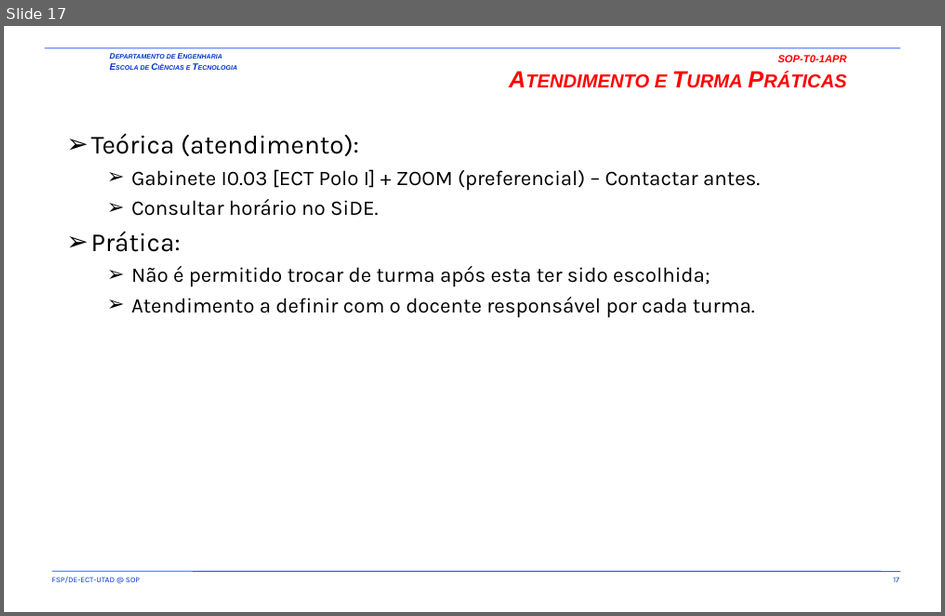
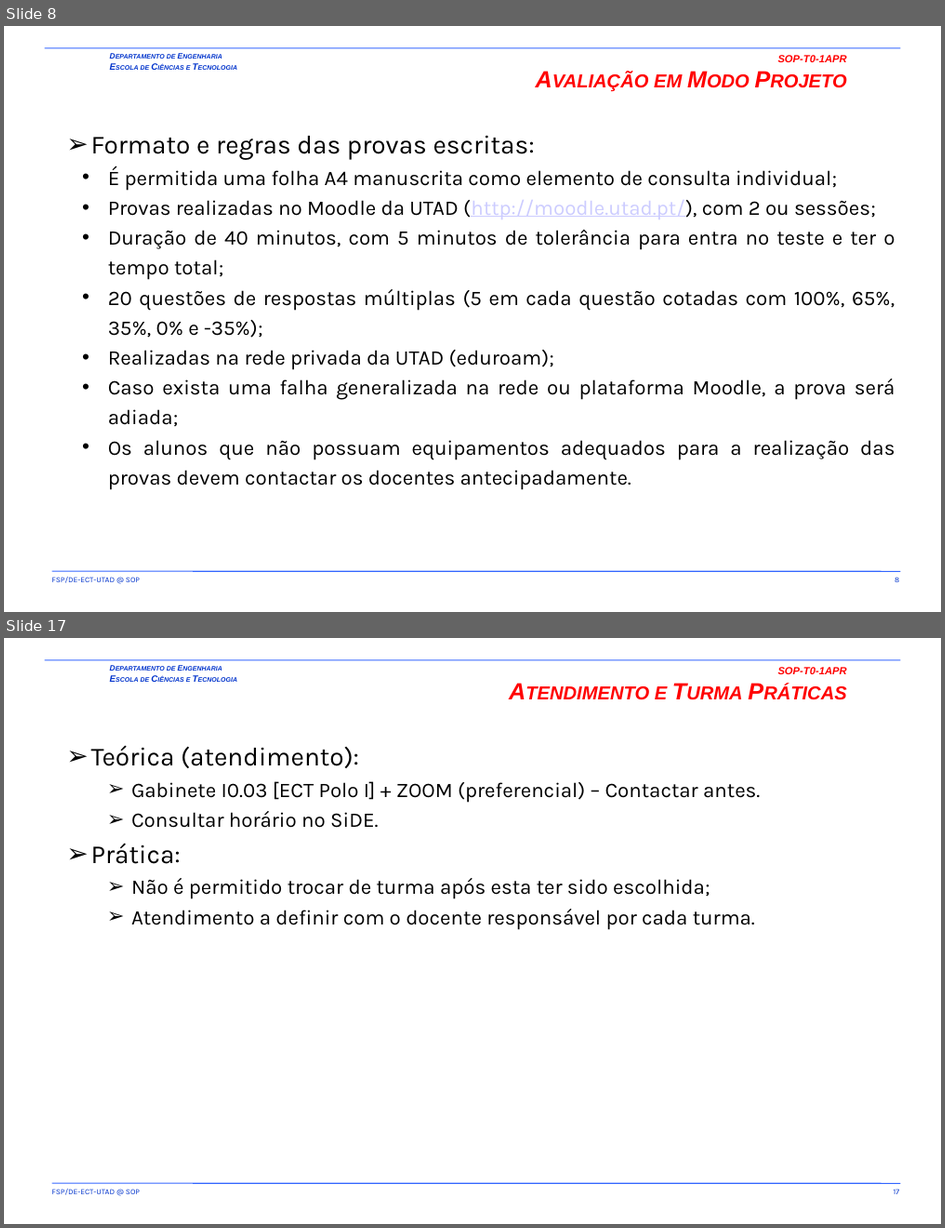
Before and after one commit to fsp864/UTAD-SOP, a slide deck: aulas/t/SOP-T0-1APR.pptx. Shown one above the other, each under a label of ours: slide 17 before the commit, slides 8 and 17 after it; the slides between them are not shown. The pictures are 945x616 and 945x1228 pixels, drawn with LibreOffice and Linux fonts; fonts in the diff are those of the drawing; background and template pictures are left out. Boxes give left, top, right and bottom in pixels: in the first picture for what was removed or moved away, otherwise in the second. Text is boxed around its words. In the diff, an @@ line names an element or a change of style, - is before the commit and + after.

```diff
--- a/aulas/t/SOP-T0-1APR.pptx
+++ b/aulas/t/SOP-T0-1APR.pptx
@@ slide 8 added at <box>4,26,941,612</box>, background picture (left out); not listed: 5 template elements that a slide beside it also shows @@
@@ title added at <box>654,55,848,87</box>, 18 pt, text #FF0000, bold, italic, small capitals @@
+SOP-T0-1APR
+Avaliação em Modo Projeto
@@ text added at <box>91,135,896,490</box>, 16 pt, text #000000 @@
+➢ Formato e regras das provas escritas:
+  • É permitida uma folha A4 manuscrita como elemento de consulta individual;
+  • Provas realizadas no Moodle da UTAD (http://moodle.utad.pt/), com 2 ou sessões;
+  • Duração de 40 minutos, com 5 minutos de tolerância para entra no teste e ter o tempo total;
+  • 20 questões de respostas múltiplas (5 em cada questão cotadas com 100%, 65%, 35%, 0% e -35%);
+  • Realizadas na rede privada da UTAD (eduroam);
+  • Caso exista uma falha generalizada na rede ou plataforma Moodle, a prova será adiada;
+  • Os alunos que não possuam equipamentos adequados para a realização das provas devem contactar os docentes antecipadamente.
```
Also in this commit, not shown: 16 slides changed, 1 slide removed, 1 other file.
